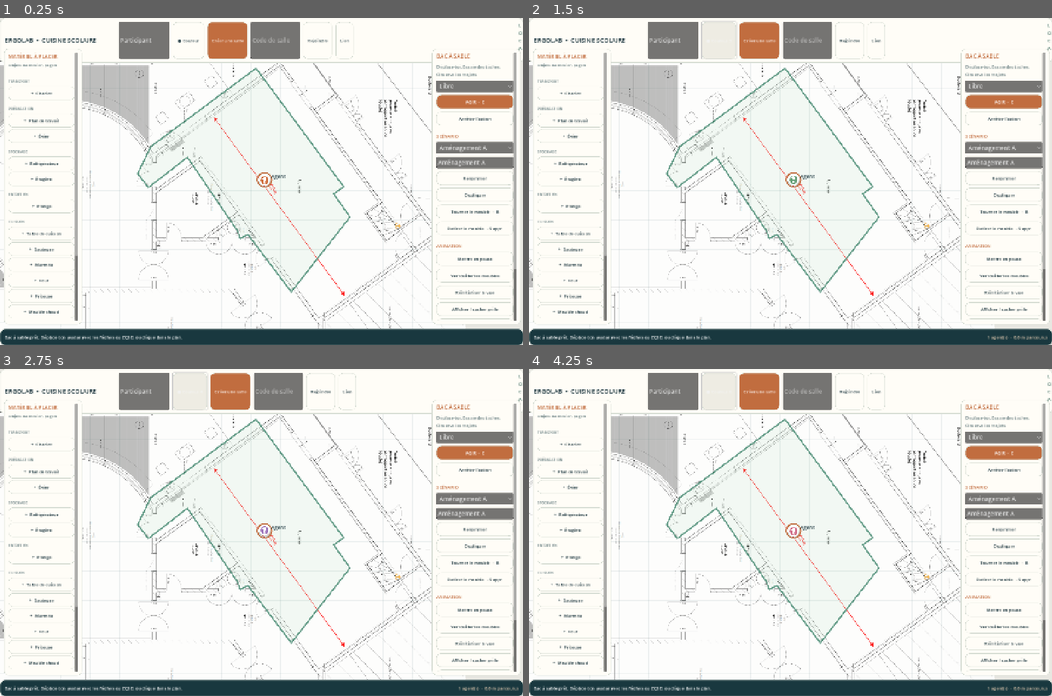
Above: before the commit, frames 1-4 (two rows, left to right).
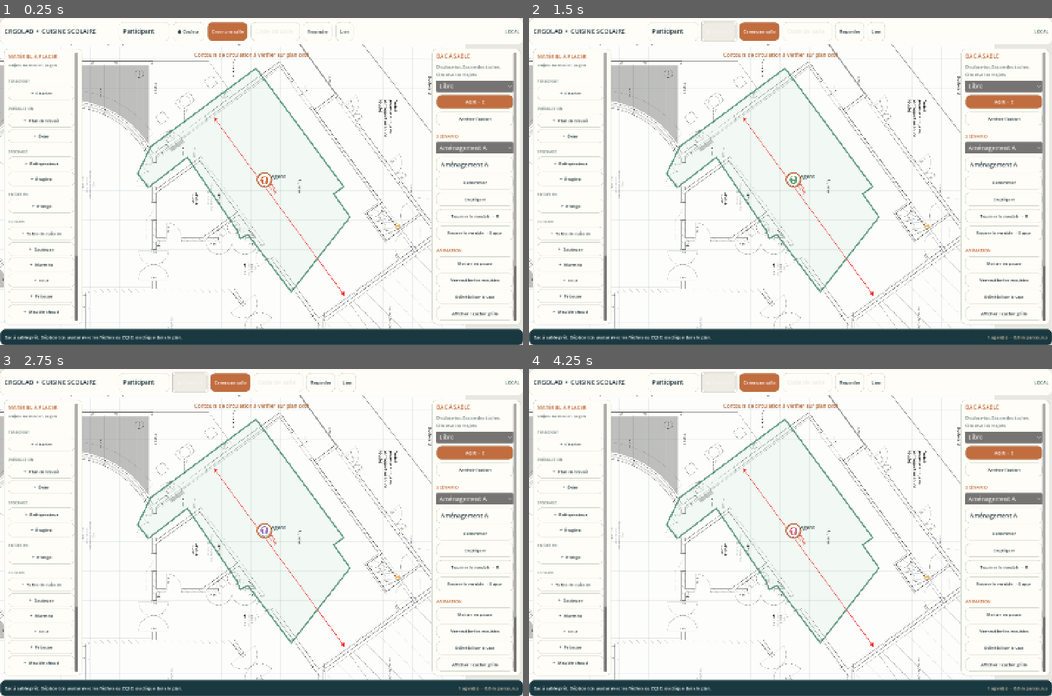
Above: after the commit, the same moments.

Repository: Vincladef/ergolab-cuisine-scolaire
Game: Godot game, scene res://main.tscn
The game is run twice, just before and just after one commit, with the same random seed, the same clock (stepped at 60 frames per second) and the same inputs.
Inputs:
- Up to frame 1 (0.25 s): no input
- Up to frame 2 (1.5 s): click "● Couleur" at 0.5 s; click "● Couleur 2" at 1.25 s
- Up to frame 3 (2.75 s): click "● Couleur 3" at 2 s
- Up to frame 4 (4.25 s): click "● Couleur 4" at 2.75 s; click "● Couleur 5" at 3.5 s

The runs differ from the first frame. In frame 1, 5.7% of the frame differs, in the area x 0-100%, y 1-93%; in frame 2, 5.8%; in frame 3, 5.8%; in frame 4, 5.8%.

Commit message:
Godot: polish sandbox HUD, restore room identity and release keyboard focus

Diff:
--- a/scripts/sandbox_game.gd
+++ b/scripts/sandbox_game.gd
@@ -111,9 +111,18 @@
     get_viewport().size_changed.connect(_resize)
     call_deferred("_resize")
     var room_code: String = network.room_from_url()
+    var saved: Dictionary = network._read_identity()
+    var known: Dictionary = saved.get("rooms",{})
     if not room_code.is_empty():
         room_input.text = room_code
-        _status("Invitation reçue. Entre ton pseudonyme, puis rejoins la salle.")
+        if known.has(room_code):
+            network.enter_room(room_code,name_input.text,AVATAR_COLORS[color_index])
+        else:
+            _status("Invitation reçue. Entre ton pseudonyme, puis rejoins la salle.")
+    elif not known.is_empty():
+        var previous: String = str(known.keys()[0])
+        room_input.text = previous
+        network.enter_room(previous,name_input.text,AVATAR_COLORS[color_index])
     else:
         _status("Bac à sable prêt. Déplace ton avatar avec les flèches ou ZQSD, ou clique dans le plan.")
     set_process(true)
@@ -179,7 +188,9 @@
     name_input = LineEdit.new()
     name_input.placeholder_text = "Ton pseudonyme"
     name_input.text = "Participant"
-    name_input.custom_minimum_size.x = 140
+    name_input.custom_minimum_size = Vector2(140,38)
+    name_input.add_theme_color_override("font_color",INK)
+    name_input.add_theme_stylebox_override("normal",_panel(PAPER))
     head.add_child(name_input)
     color_button = _button("● Couleur",_cycle_color)
     color_button.custom_minimum_size.x = 86
@@ -187,7 +198,9 @@
     head.add_child(_button("Créer une salle",_new_room,true))
     room_input = LineEdit.new()
     room_input.placeholder_text = "Code de salle"
-    room_input.custom_minimum_size.x = 135
+    room_input.custom_minimum_size = Vector2(135,38)
+    room_input.add_theme_color_override("font_color",INK)
+    room_input.add_theme_stylebox_override("normal",_panel(PAPER))
     head.add_child(room_input)
     head.add_child(_button("Rejoindre",_join_room))
     head.add_child(_button("Lien",_copy_link))
@@ -195,6 +208,9 @@
     grow.size_flags_horizontal = Control.SIZE_EXPAND_FILL
     head.add_child(grow)
     role_label = _label("LOCAL",12,GREEN)
+    role_label.custom_minimum_size.x = 115
+    role_label.autowrap_mode = TextServer.AUTOWRAP_OFF
+    role_label.horizontal_alignment = HORIZONTAL_ALIGNMENT_RIGHT
     head.add_child(role_label)
 
     var left := PanelContainer.new()
@@ -256,6 +272,8 @@
     actions.add_child(scenario_picker)
     scenario_title = LineEdit.new()
     scenario_title.placeholder_text = "Nom de l'aménagement"
+    scenario_title.add_theme_color_override("font_color",INK)
+    scenario_title.add_theme_stylebox_override("normal",_panel(PAPER))
     scenario_title.text_submitted.connect(func(_v): _rename_scenario())
     actions.add_child(scenario_title)
     actions.add_child(_button("Renommer",_rename_scenario))
@@ -701,6 +719,8 @@
 
 func _unhandled_input(event: InputEvent) -> void:
     if event is InputEventMouseButton:
+        if event.button_index==MOUSE_BUTTON_LEFT and event.pressed:
+            get_viewport().gui_release_focus()
         if event.button_index==MOUSE_BUTTON_WHEEL_UP and event.pressed:
             zoom_override=clampf(zoom_override*1.12,0.56,3.0)
             _resize()
